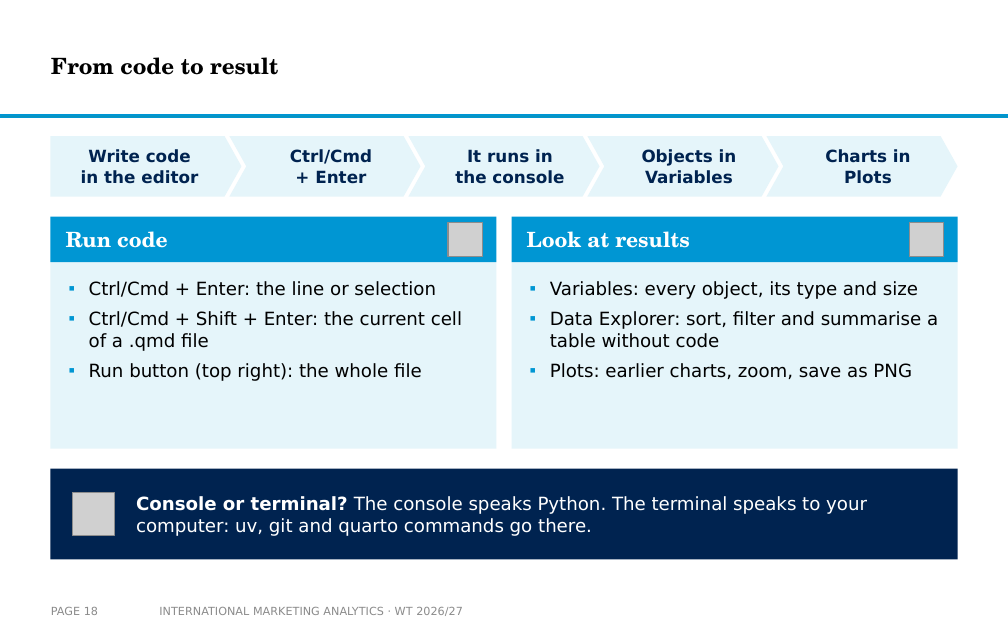
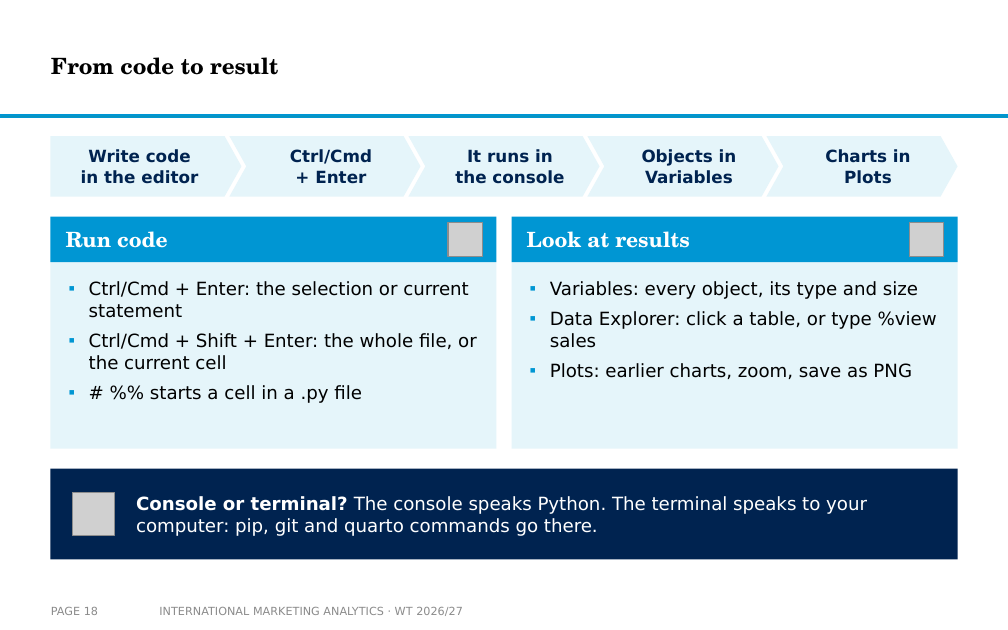
Before and after one commit to arnefloh-wu/International-Marketing-Analytics, a slide deck: slide 18 of slides/01a_setup-and-registration_WT26-27.pptx. Drawn at 1008x630 pixels with LibreOffice and Linux fonts; fonts in the diff are those of the drawing; grey boxes stand for pictures; background and template pictures are left out. Boxes give left, top, right and bottom in pixels: in the first picture for what was removed or moved away, otherwise in the second. Text is boxed around its words. In the diff, an @@ line names an element or a change of style, - is before the commit and + after.

```diff
--- a/slides/01a_setup-and-registration_WT26-27.pptx
+++ b/slides/01a_setup-and-registration_WT26-27.pptx
@@ text at (89,281,477,403): text changed @@
-▪ Ctrl/Cmd + Enter: the line or selection
-▪ Ctrl/Cmd + Shift + Enter: the current cell of a .qmd file
-▪ Run button (top right): the whole file
+▪ Ctrl/Cmd + Enter: the selection or current statement
+▪ Ctrl/Cmd + Shift + Enter: the whole file, or the current cell
+▪ # %% starts a cell in a .py file
@@ text at (550,311,937,348): text changed @@
-▪ Data Explorer: sort, filter and summarise a table without code
+▪ Data Explorer: click a table, or type %view sales
@@ text at (136,496,867,536): text changed @@
-Console or terminal? The console speaks Python. The terminal speaks to your computer: uv, git and quarto commands go there.
+Console or terminal? The console speaks Python. The terminal speaks to your computer: pip, git and quarto commands go there.
```
Also in this commit, not shown: 20 other slides changed, 8 slides added, 2 slides removed, 5 other files.
